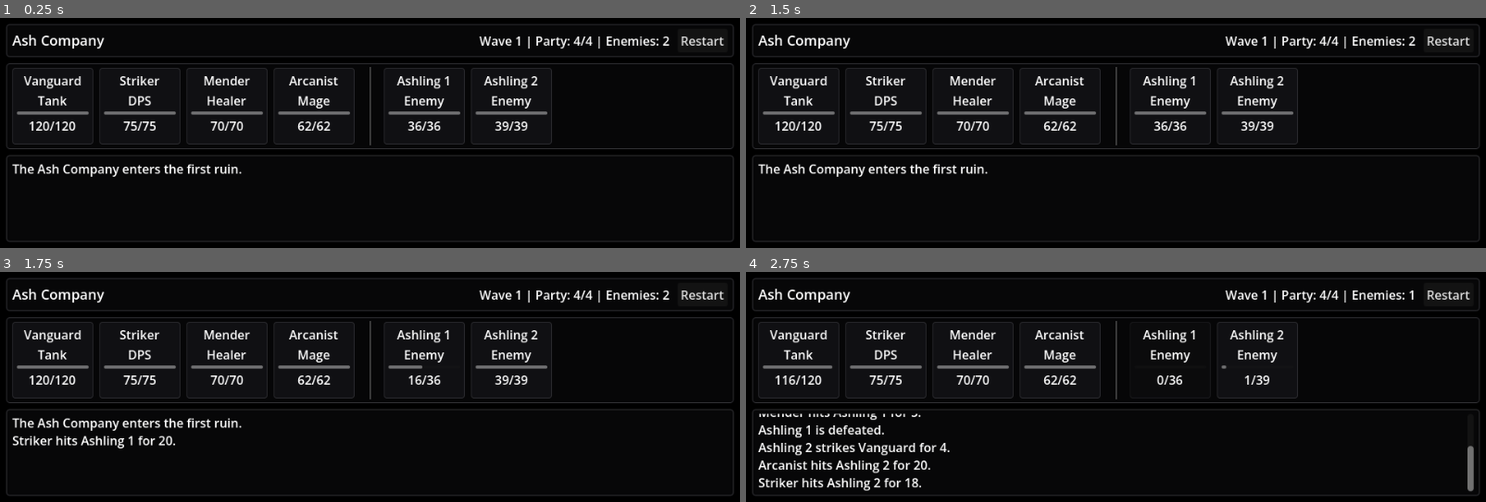
Above: before the commit, frames 1-4 (two rows, left to right).
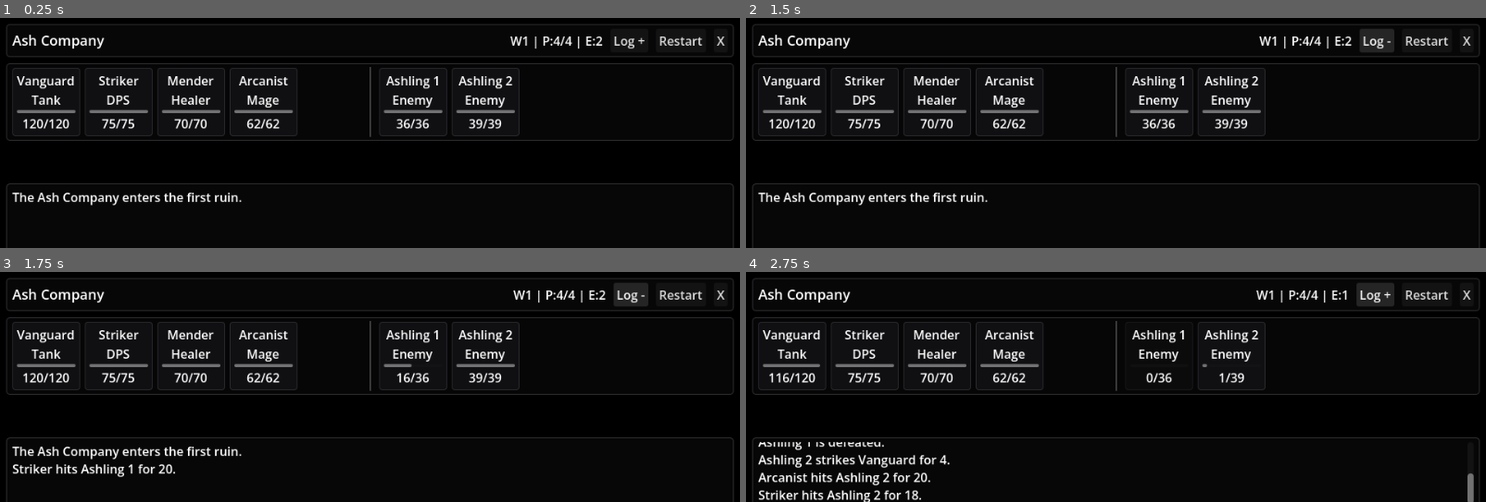
Above: after the commit, the same moments.

Repository: andrePfeiffer/ash-company
Game: Godot game, scene res://scenes/main.tscn
Two runs of this game, one before a commit and one after it. Both use one fixed random seed, a clock stepped at 60 frames per second and the inputs below.
Inputs (mouse positions are in pixels of both pictures, inside the frame that each line leads up to):
- Up to frame 1 (0.25 s): no input
- Up to frame 2 (1.5 s): click "Restart" at 0.5 s; click (1375, 41) at 1.25 s, where only the run after the commit has a clickable "Log +"
- Up to frame 3 (1.75 s): no input
- Up to frame 4 (2.75 s): click (1375, 295) at 2 s, where only the run after the commit has a clickable "Log -"

The runs differ from the first frame. In frame 1, 9.6% of the frame differs, in the area x 0-100%, y 8-100%; in frame 2, 9.9%; in frame 3, 11%; in frame 4, 12%, in the area x 0-100%, y 4-100%.

Commit message:
Add compact window controls

Diff:
--- a/scripts/main.gd
+++ b/scripts/main.gd
@@ -48,7 +48,15 @@
 
 
 const INITIAL_WINDOW_SIZE := Vector2i(960, 300)
-const LOG_MIN_HEIGHT := 104
+const EXPANDED_WINDOW_SIZE := Vector2i(960, 520)
+const CONTENT_WIDTH := 944.0
+const WINDOW_MARGIN := 8.0
+const BATTLEFIELD_HEIGHT := 90.0
+const BACKGROUND_TEST_GAP_HEIGHT := 40.0
+const LOG_COLLAPSED_HEIGHT := 92.0
+const LOG_EXPANDED_HEIGHT := 300.0
+const COMBATANT_CARD_WIDTH := 88.0
+const COMBATANT_CARD_HEIGHT := 72.0
 const MAX_LOG_LINES := 80
 
 var party: Array[Combatant] = []
@@ -58,13 +66,25 @@
 
 # UI references.
 # These are stored as variables because update_ui() rebuilds parts of the interface every frame.
+var content_layer: Control
 var root_box: VBoxContainer
+var top_panel: PanelContainer
 var top_bar: HBoxContainer
+var battlefield_panel: PanelContainer
+var background_test_gap: Control
 var battlefield: HBoxContainer
 var party_box: HBoxContainer
 var enemy_box: HBoxContainer
+var log_panel: PanelContainer
 var log_label: RichTextLabel
 var status_label: Label
+var log_toggle_button: Button
+
+# Borderless windows do not have a native title bar, so we implement simple drag behavior.
+var is_log_expanded := false
+var is_dragging_window := false
+var drag_mouse_start := Vector2i.ZERO
+var drag_window_start := Vector2i.ZERO
 
 # The log keeps more lines than the visible area.
 # RichTextLabel will provide the scrollbar.
@@ -74,7 +94,26 @@
 func _ready() -> void:
 	setup_window()
 	build_ui()
+
+	# Recalculate the content bounds when the game window is resized.
+	# This also updates the mouse passthrough region.
+	get_viewport().size_changed.connect(update_layout_bounds)
+
 	start_new_run()
+	update_layout_bounds()
+
+
+func _input(event: InputEvent) -> void:
+	# Allows the custom top bar to move the borderless window.
+	if not is_dragging_window:
+		return
+
+	if event is InputEventMouseMotion:
+		var mouse_delta := DisplayServer.mouse_get_position() - drag_mouse_start
+		DisplayServer.window_set_position(drag_window_start + mouse_delta)
+
+	if event is InputEventMouseButton and event.button_index == MOUSE_BUTTON_LEFT and not event.pressed:
+		is_dragging_window = false
 
 
 func _process(delta: float) -> void:
@@ -114,43 +153,45 @@
 
 
 func setup_window() -> void:
-	# Start as a normal resizable window so development is comfortable.
-	# Later we can expose borderless / always-on-top / compact mode as in-game settings.
 	DisplayServer.window_set_mode(DisplayServer.WINDOW_MODE_WINDOWED)
 	DisplayServer.window_set_size(INITIAL_WINDOW_SIZE)
 	DisplayServer.window_set_title("Ash Company - Combat MVP")
+
+	# Desktop-game behavior:
+	# - always on top keeps the game visible above normal windows;
+	# - borderless hides the native Windows title bar/toolbar;
+	# - transparent lets the desktop show through empty pixels.
 	DisplayServer.window_set_flag(DisplayServer.WINDOW_FLAG_ALWAYS_ON_TOP, true)
-	DisplayServer.window_set_flag(DisplayServer.WINDOW_FLAG_BORDERLESS, false)
+	DisplayServer.window_set_flag(DisplayServer.WINDOW_FLAG_BORDERLESS, true)
+	DisplayServer.window_set_flag(DisplayServer.WINDOW_FLAG_TRANSPARENT, true)
 
 	# Transparent windows need both the window flag and a transparent viewport background.
-	# The visible dark panels below are semi-transparent; the empty space around them should show the desktop.
-	DisplayServer.window_set_flag(DisplayServer.WINDOW_FLAG_TRANSPARENT, true)
 	get_tree().root.transparent_bg = true
 
 
 func build_ui() -> void:
-	# MarginContainer gives us padding without drawing an opaque background.
-	# This is important because a full-screen PanelContainer would cover the transparent window.
-	var screen_margin := MarginContainer.new()
-	screen_margin.set_anchors_preset(Control.PRESET_FULL_RECT)
-	screen_margin.add_theme_constant_override("margin_left", 8)
-	screen_margin.add_theme_constant_override("margin_top", 8)
-	screen_margin.add_theme_constant_override("margin_right", 8)
-	screen_margin.add_theme_constant_override("margin_bottom", 8)
-	add_child(screen_margin)
+	# This full-screen layer does not draw anything by itself.
+	# We keep the real game UI inside root_box so transparent areas can be passed through to the desktop.
+	content_layer = Control.new()
+	content_layer.set_anchors_preset(Control.PRESET_FULL_RECT)
+	content_layer.mouse_filter = Control.MOUSE_FILTER_IGNORE
+	add_child(content_layer)
 
 	root_box = VBoxContainer.new()
 	root_box.add_theme_constant_override("separation", 8)
-	screen_margin.add_child(root_box)
+	root_box.custom_minimum_size = Vector2(CONTENT_WIDTH, 0)
+	content_layer.add_child(root_box)
 
 	build_top_bar()
 	build_battlefield()
+	build_background_test_gap()
 	build_log()
 
 
 func build_top_bar() -> void:
-	var top_panel := PanelContainer.new()
+	top_panel = PanelContainer.new()
 	top_panel.add_theme_stylebox_override("panel", make_panel_style(0.78))
+	top_panel.gui_input.connect(on_top_panel_gui_input)
 	root_box.add_child(top_panel)
 
 	top_bar = HBoxContainer.new()
@@ -166,29 +207,47 @@
 	status_label.text = ""
 	status_label.horizontal_alignment = HORIZONTAL_ALIGNMENT_RIGHT
 	status_label.size_flags_horizontal = Control.SIZE_EXPAND_FILL
+	# Keep the status text from pushing the Restart / Close buttons out of the window.
+	status_label.clip_text = true
 	top_bar.add_child(status_label)
+
+	log_toggle_button = Button.new()
+	log_toggle_button.text = "Log +"
+	log_toggle_button.tooltip_text = "Expand or collapse the combat log"
+	log_toggle_button.pressed.connect(toggle_log_size)
+	top_bar.add_child(log_toggle_button)
 
 	var restart_button := Button.new()
 	restart_button.text = "Restart"
 	restart_button.pressed.connect(start_new_run)
 	top_bar.add_child(restart_button)
 
+	var close_button := Button.new()
+	close_button.text = "X"
+	close_button.tooltip_text = "Close Ash Company"
+	close_button.pressed.connect(get_tree().quit)
+	top_bar.add_child(close_button)
+
 
 func build_battlefield() -> void:
-	var battlefield_panel := PanelContainer.new()
+	battlefield_panel = PanelContainer.new()
 	battlefield_panel.add_theme_stylebox_override("panel", make_panel_style(0.72))
-	battlefield_panel.size_flags_vertical = Control.SIZE_EXPAND_FILL
+
+	# The fight/stage area should stay compact.
+	# When the window grows, the log expands instead of stretching the battlefield.
+	battlefield_panel.custom_minimum_size = Vector2(0, BATTLEFIELD_HEIGHT)
+	battlefield_panel.size_flags_vertical = Control.SIZE_SHRINK_BEGIN
 	root_box.add_child(battlefield_panel)
 
 	battlefield = HBoxContainer.new()
 	battlefield.size_flags_horizontal = Control.SIZE_EXPAND_FILL
 	battlefield.size_flags_vertical = Control.SIZE_EXPAND_FILL
-	battlefield.add_theme_constant_override("separation", 16)
+	battlefield.add_theme_constant_override("separation", 10)
 	battlefield_panel.add_child(battlefield)
 
 	party_box = HBoxContainer.new()
 	party_box.size_flags_horizontal = Control.SIZE_EXPAND_FILL
-	party_box.add_theme_constant_override("separation", 8)
+	party_box.add_theme_constant_override("separation", 6)
 	battlefield.add_child(party_box)
 
 	var divider := VSeparator.new()
@@ -196,14 +255,26 @@
 
 	enemy_box = HBoxContainer.new()
 	enemy_box.size_flags_horizontal = Control.SIZE_EXPAND_FILL
-	enemy_box.add_theme_constant_override("separation", 8)
+	enemy_box.add_theme_constant_override("separation", 6)
 	battlefield.add_child(enemy_box)
 
 
+func build_background_test_gap() -> void:
+	# Temporary transparent gap between the combat stage and the log.
+	# Most of this gap is outside the mouse passthrough polygon, so it is useful
+	# for testing whether clicks reach the window behind Ash Company.
+	background_test_gap = Control.new()
+	background_test_gap.custom_minimum_size = Vector2(0, BACKGROUND_TEST_GAP_HEIGHT)
+	background_test_gap.mouse_filter = Control.MOUSE_FILTER_IGNORE
+	root_box.add_child(background_test_gap)
+
+
 func build_log() -> void:
-	var log_panel := PanelContainer.new()
+	log_panel = PanelContainer.new()
 	log_panel.add_theme_stylebox_override("panel", make_panel_style(0.82))
-	log_panel.custom_minimum_size = Vector2(0, LOG_MIN_HEIGHT)
+	log_panel.custom_minimum_size = Vector2(0, LOG_COLLAPSED_HEIGHT)
+
+	# The log is the only area that expands vertically for now.
 	log_panel.size_flags_vertical = Control.SIZE_EXPAND_FILL
 	root_box.add_child(log_panel)
 
@@ -218,6 +289,79 @@
 	log_label.size_flags_horizontal = Control.SIZE_EXPAND_FILL
 	log_label.size_flags_vertical = Control.SIZE_EXPAND_FILL
 	log_panel.add_child(log_label)
+
+
+func toggle_log_size() -> void:
+	# Borderless windows do not have native resize handles.
+	# This gives us a controlled way to test a larger combat log while keeping the compact mode.
+	is_log_expanded = not is_log_expanded
+
+	var next_size := EXPANDED_WINDOW_SIZE if is_log_expanded else INITIAL_WINDOW_SIZE
+	var next_log_height := LOG_EXPANDED_HEIGHT if is_log_expanded else LOG_COLLAPSED_HEIGHT
+
+	DisplayServer.window_set_size(next_size)
+	log_panel.custom_minimum_size = Vector2(0, next_log_height)
+	log_toggle_button.text = "Log -" if is_log_expanded else "Log +"
+
+	call_deferred("update_layout_bounds")
+
+
+func on_top_panel_gui_input(event: InputEvent) -> void:
+	# Borderless windows have no native drag area.
+	# This makes the custom top panel behave like a small title bar.
+	if event is InputEventMouseButton and event.button_index == MOUSE_BUTTON_LEFT:
+		is_dragging_window = event.pressed
+		if is_dragging_window:
+			drag_mouse_start = DisplayServer.mouse_get_position()
+			drag_window_start = DisplayServer.window_get_position()
+
+
+func update_layout_bounds() -> void:
+	if root_box == null:
+		return
+
+	var viewport_size := get_viewport_rect().size
+	var content_width := minf(CONTENT_WIDTH, maxf(320.0, viewport_size.x - WINDOW_MARGIN * 2.0))
+	var content_height := maxf(220.0, viewport_size.y - WINDOW_MARGIN * 2.0)
+
+	root_box.position = Vector2(WINDOW_MARGIN, WINDOW_MARGIN)
+	root_box.size = Vector2(content_width, content_height)
+
+	# The passthrough polygon depends on the final Control sizes, so update it after layout.
+	call_deferred("update_mouse_passthrough_polygon")
+
+
+func update_mouse_passthrough_polygon() -> void:
+	if top_panel == null or battlefield_panel == null or log_panel == null:
+		return
+
+	# Godot can pass mouse events outside this polygon to the windows behind it.
+	# Instead of using one big rectangle, we trace the top bar, the combat panel,
+	# and the log panel with a tiny left-side bridge between them.
+	# That leaves most of the transparent gap between combat and log clickable.
+	var top_rect := Rect2(top_panel.global_position, top_panel.size).grow(2.0)
+	var battle_rect := Rect2(battlefield_panel.global_position, battlefield_panel.size).grow(2.0)
+	var log_rect := Rect2(log_panel.global_position, log_panel.size).grow(2.0)
+
+	var x0 := minf(top_rect.position.x, minf(battle_rect.position.x, log_rect.position.x))
+	var x1 := maxf(top_rect.end.x, maxf(battle_rect.end.x, log_rect.end.x))
+	var bridge_x := x0 + 6.0
+
+	get_window().mouse_passthrough_polygon = PackedVector2Array([
+		Vector2(x0, top_rect.position.y),
+		Vector2(x1, top_rect.position.y),
+		Vector2(x1, top_rect.end.y),
+		Vector2(bridge_x, top_rect.end.y),
+		Vector2(bridge_x, battle_rect.position.y),
+		Vector2(x1, battle_rect.position.y),
+		Vector2(x1, battle_rect.end.y),
+		Vector2(bridge_x, battle_rect.end.y),
+		Vector2(bridge_x, log_rect.position.y),
+		Vector2(x1, log_rect.position.y),
+		Vector2(x1, log_rect.end.y),
+		Vector2(x0, log_rect.end.y),
+		Vector2(x0, top_rect.position.y),
+	])
 
 
 func make_panel_style(alpha: float) -> StyleBoxFlat:
@@ -348,7 +492,7 @@
 
 
 func update_ui() -> void:
-	status_label.text = "Wave %s | Party: %s/4 | Enemies: %s" % [wave, get_alive(party).size(), get_alive(enemies).size()]
+	status_label.text = "W%s | P:%s/4 | E:%s" % [wave, get_alive(party).size(), get_alive(enemies).size()]
 	rebuild_combatant_cards(party_box, party)
 	rebuild_combatant_cards(enemy_box, enemies)
 	log_label.text = "\n".join(combat_log)
@@ -362,12 +506,12 @@
 
 	for combatant in combatants:
 		var card := PanelContainer.new()
-		card.custom_minimum_size = Vector2(105, 80)
+		card.custom_minimum_size = Vector2(COMBATANT_CARD_WIDTH, COMBATANT_CARD_HEIGHT)
 		card.add_theme_stylebox_override("panel", make_card_style(combatant))
 		container.add_child(card)
 
 		var box := VBoxContainer.new()
-		box.add_theme_constant_override("separation", 3)
+		box.add_theme_constant_override("separation", 2)
 		card.add_child(box)
 
 		var name_label := Label.new()
